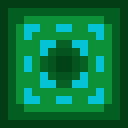
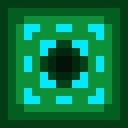
Layered file, before and after one edit (128x128). Changes by layer:
renamed "Front" to "Front NBT", painted on it over box(24, 24, 104, 104)
